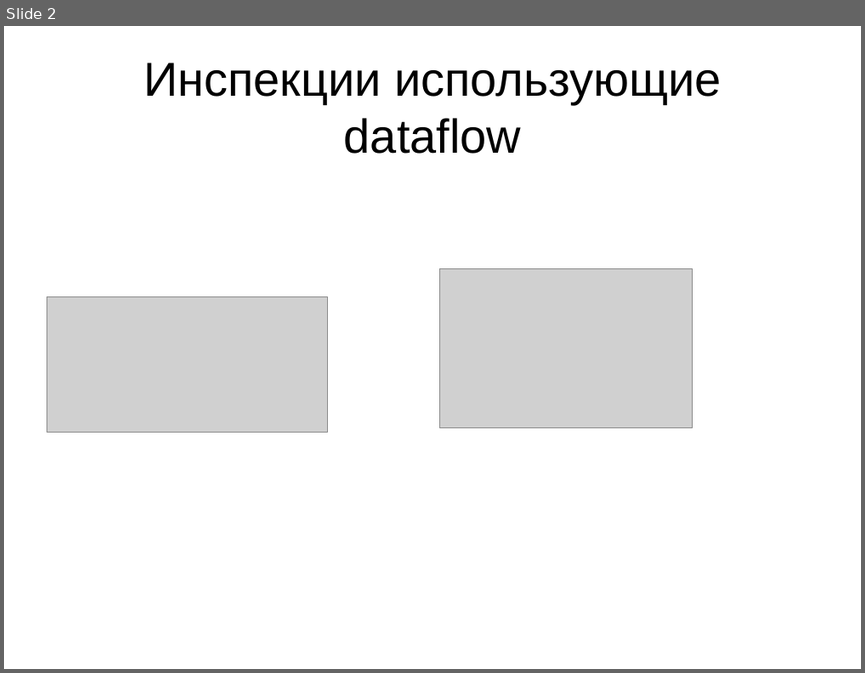
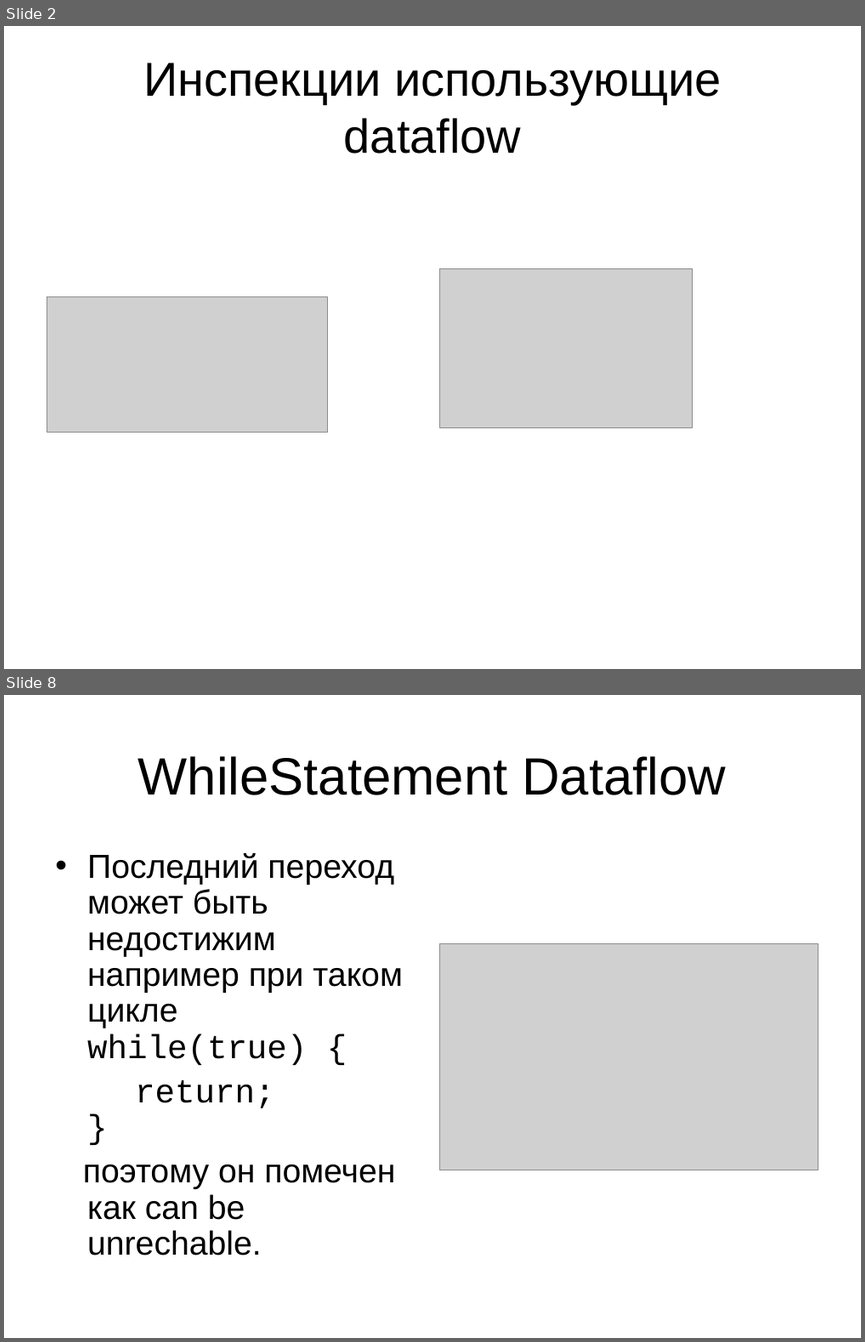
Before and after one commit to mazine/umk, a slide deck: presentations/Dataflow.ppt. Shown one above the other, each under a label of ours: slide 2 before the commit, slides 2 and 8 after it; the slides between them are not shown. The pictures are 865x673 and 865x1342 pixels, drawn with LibreOffice and Linux fonts; fonts in the diff are those of the drawing; grey boxes stand for pictures. Boxes give left, top, right and bottom in pixels: in the first picture for what was removed or moved away, otherwise in the second. Text is boxed around its words. In the diff, an @@ line names an element or a change of style, - is before the commit and + after.

```diff
--- a/presentations/Dataflow.ppt
+++ b/presentations/Dataflow.ppt
@@ slide 8 added at (x1=4, y1=695, x2=861, y2=1338), background #FFFFFF @@
@@ title added at (x1=138, y1=756, x2=725, y2=795), 44 pt, text #000000 @@
+WhileStatement Dataflow
@@ text added at (x1=83, y1=853, x2=403, y2=1255), 28 pt, text #000000 @@
+• Последний переход может быть недостижим например при таком цикле
+  while(true) {
+return;
+}
+поэтому он помечен как can be unrechable.
@@ picture added at (x1=439, y1=943, x2=818, y2=1169) @@
```
Also in this commit, not shown: 1 slide changed, 7 other slides added, 1 slide removed, 1 other file.
